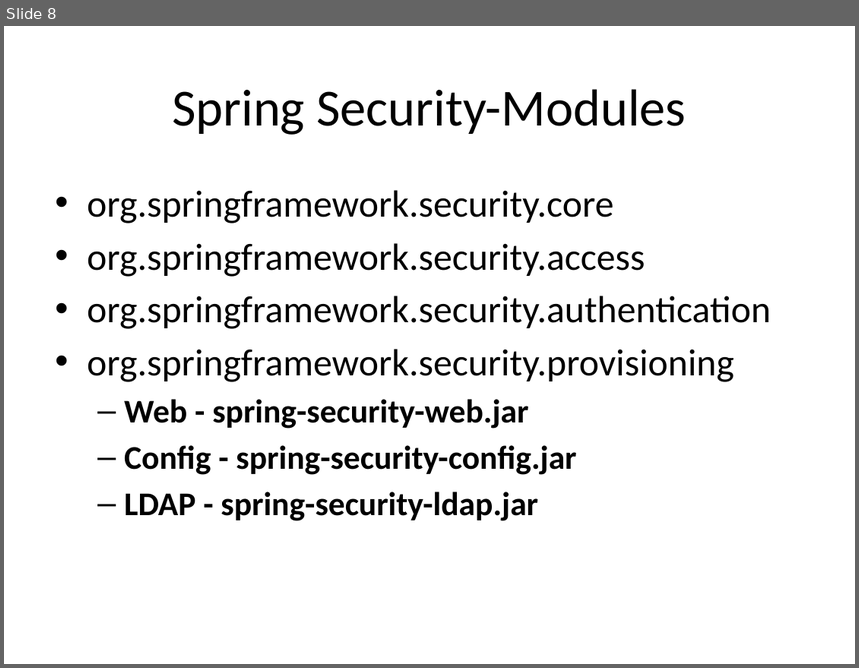
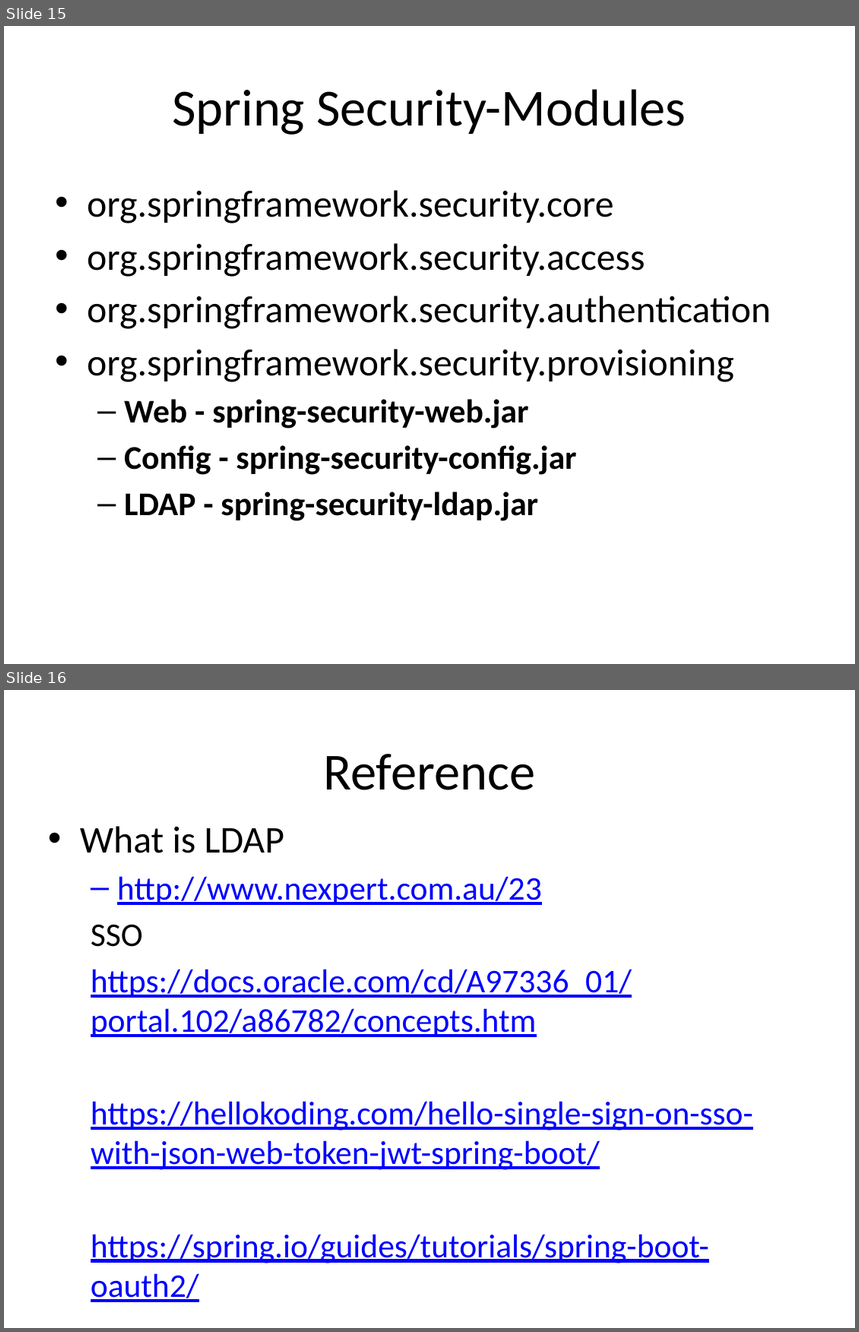
Before and after one commit to xbblcjx/projectdetails, a slide deck: SpringSecurity.pptx. Shown one above the other, each under a label of ours: slide 8 before the commit, slides 15 and 16 after it. The pictures are 859x668 and 859x1332 pixels, drawn with LibreOffice and Linux fonts; fonts in the diff are those of the drawing. Boxes give left, top, right and bottom in pixels: in the first picture for what was removed or moved away, otherwise in the second. Text is boxed around its words. In the diff, an @@ line names an element or a change of style, - is before the commit and + after.

```diff
--- a/SpringSecurity.pptx
+++ b/SpringSecurity.pptx
@@ slide 16 added at bbox=[4, 690, 855, 1328], background #FFFFFF @@
@@ title added at bbox=[324, 754, 536, 790], 44 pt, text #000000 @@
+Reference
@@ text added at bbox=[80, 826, 753, 1303], 28 pt, text #0000FF, underline @@
+• What is LDAP
+  – http://www.nexpert.com.au/23
+  SSO
+  https://docs.oracle.com/cd/A97336_01/portal.102/a86782/concepts.htm
+  https://hellokoding.com/hello-single-sign-on-sso-with-json-web-token-jwt-spring-boot/
+  https://spring.io/guides/tutorials/spring-boot-oauth2/
@@ what was slide 8 is now slide 15 @@
```
Also in this commit, not shown: 8 other slides added.
